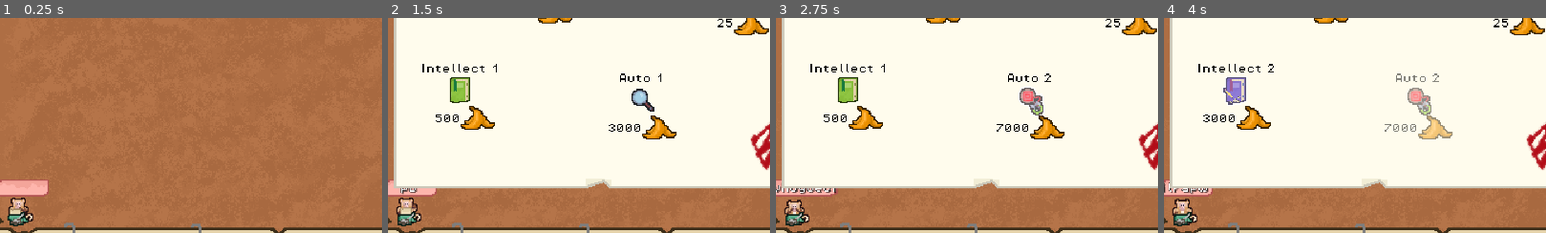
Above: before the commit, frames 1-4 (left to right).
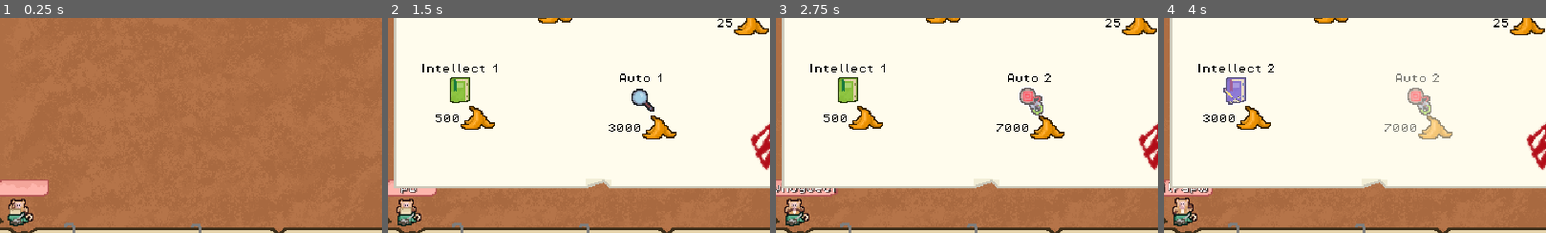
Above: after the commit, the same moments.

Repository: levienk/GMTK-Game-Jam-2024
Game: Godot game, scene res://game.tscn
Two runs of this game, one before a commit and one after it. Both use one fixed random seed, a clock stepped at 60 frames per second and the inputs below. Sound files missing from this copy of the repository are replaced by a short silence.
Inputs (mouse positions are % of the whole screen's width and height, from its top left):
- Up to frame 1 (0.25 s): no input
- Up to frame 2 (1.5 s): click (13, 89) at 0.52 s; type "12" at 0.6 s; click (95, 31) at 1.25 s
- Up to frame 3 (2.75 s): click "3000" at 2 s
- Up to frame 4 (4 s): click "7000" at 2.75 s; click "500" at 3.5 s
The pictures show only the part of the screen within x 29-79%, y 29-79%; the shares and areas given below are measured in that part.

The runs differ from the first frame. In frame 1, 0.2% of the frame differs, in the area x 2-8%, y 83-92%; in frame 2, 0.2%; in frame 3, 0.2%; in frame 4, 0.3%, in the area x 2-9%, y 83-97%.

Commit message:
Undo animations

Diff:
--- a/monkey/monkey.gd
+++ b/monkey/monkey.gd
@@ -50,7 +50,7 @@
 	load_sounds()
 	type.play()
 
-	animated_monkey.play(animations[0])
+	#animated_monkey.play(animations[0])
 
 func _on_timer_timeout() -> void:
 	SignalBus.remove_last_word_found.emit(previous_valid_word)
@@ -139,51 +139,52 @@
 
 
 func _on_animated_monkey_animation_finished() -> void:
-	var rand_limit = 0.1
-	# Loop 1
-	if animated_monkey.animation == animations[0]:
-		animated_monkey.animation = animations[1]
-		animated_monkey.play()
-	if animated_monkey.animation == animations[1] && randf() < rand_limit:
-		animated_monkey.animation = animations[2]
-		animated_monkey.play()
-	else:
-		animated_monkey.play()
-	if animated_monkey.animation == animations[2]:
-		animated_monkey.animation = rand1_anim.pick_random()
-		animated_monkey.play()
-
-	# Loop 2
-	if animated_monkey.animation == animations[9] && randf() < rand_limit:
-		animated_monkey.animation = animations[10]
-		animated_monkey.play()
-	else:
-		animated_monkey.play()
-	if animated_monkey.animation == animations[10]:
-		animated_monkey.animation = rand3_anim.pick_random()
-		animated_monkey.play()
-
-	# Loop 3
-	if animated_monkey.animation == animations[6]:
-		animated_monkey.animation = animations[7]
-		animated_monkey.play()
-	if animated_monkey.animation == animations[7] && randf() < rand_limit:
-		animated_monkey.animation = rand2_anim.pick_random()
-		animated_monkey.play()
-	else:
-		animated_monkey.play()
-	if animated_monkey.animation == animations[8]:
-		animated_monkey.animation = rand3_anim.pick_random()
-		animated_monkey.play()
-
-	# Loop 4
-	if animated_monkey.animation == animations[3]:
-		animated_monkey.animation = animations[4]
-	if animated_monkey.animation == animations[4] && randf() < rand_limit:
-		animated_monkey.animation = animations[5]
-		animated_monkey.play()
-	else:
-		animated_monkey.play()
-	if animated_monkey.animation == animations[5]:
-		animated_monkey.animation = animations[8]
-		animated_monkey.play()
+	pass
+	#var rand_limit = 0.1
+	## Loop 1
+	#if animated_monkey.animation == animations[0]:
+		#animated_monkey.animation = animations[1]
+		#animated_monkey.play()
+	#if animated_monkey.animation == animations[1] && randf() < rand_limit:
+		#animated_monkey.animation = animations[2]
+		#animated_monkey.play()
+	#else:
+		#animated_monkey.play()
+	#if animated_monkey.animation == animations[2]:
+		#animated_monkey.animation = rand1_anim.pick_random()
+		#animated_monkey.play()
+	#
+	## Loop 2
+	#if animated_monkey.animation == animations[9] && randf() < rand_limit:
+		#animated_monkey.animation = animations[10]
+		#animated_monkey.play()
+	#else:
+		#animated_monkey.play()
+	#if animated_monkey.animation == animations[10]:
+		#animated_monkey.animation = rand3_anim.pick_random()
+		#animated_monkey.play()
+		#
+	## Loop 3
+	#if animated_monkey.animation == animations[6]:
+		#animated_monkey.animation = animations[7]
+		#animated_monkey.play()
+	#if animated_monkey.animation == animations[7] && randf() < rand_limit:
+		#animated_monkey.animation = rand2_anim.pick_random()
+		#animated_monkey.play()
+	#else:
+		#animated_monkey.play()
+	#if animated_monkey.animation == animations[8]:
+		#animated_monkey.animation = rand3_anim.pick_random()
+		#animated_monkey.play()
+#
+	## Loop 4
+	#if animated_monkey.animation == animations[3]:
+		#animated_monkey.animation = animations[4]
+	#if animated_monkey.animation == animations[4] && randf() < rand_limit:
+		#animated_monkey.animation = animations[5]
+		#animated_monkey.play()
+	#else:
+		#animated_monkey.play()
+	#if animated_monkey.animation == animations[5]:
+		#animated_monkey.animation = animations[8]
+		#animated_monkey.play()
--- a/monkey/monkey.tscn
+++ b/monkey/monkey.tscn
@@ -421,7 +421,7 @@
 "duration": 0.5,
 "texture": SubResource("AtlasTexture_4mw37")
 }],
-"loop": false,
+"loop": true,
 "name": &"monkey1_typing_1_2",
 "speed": 5.0
 }, {
@@ -882,7 +882,8 @@
 [node name="AnimatedMonkey" type="AnimatedSprite2D" parent="."]
 position = Vector2(0, -13)
 sprite_frames = SubResource("SpriteFrames_iaowo")
-animation = &"monkey1_frustrated_2_2"
+animation = &"monkey1_typing_1_2"
+autoplay = "monkey1_typing_1_2"
 
 [node name="AnimatedTypewriter" type="AnimatedSprite2D" parent="AnimatedMonkey"]
 position = Vector2(-4, 3)
